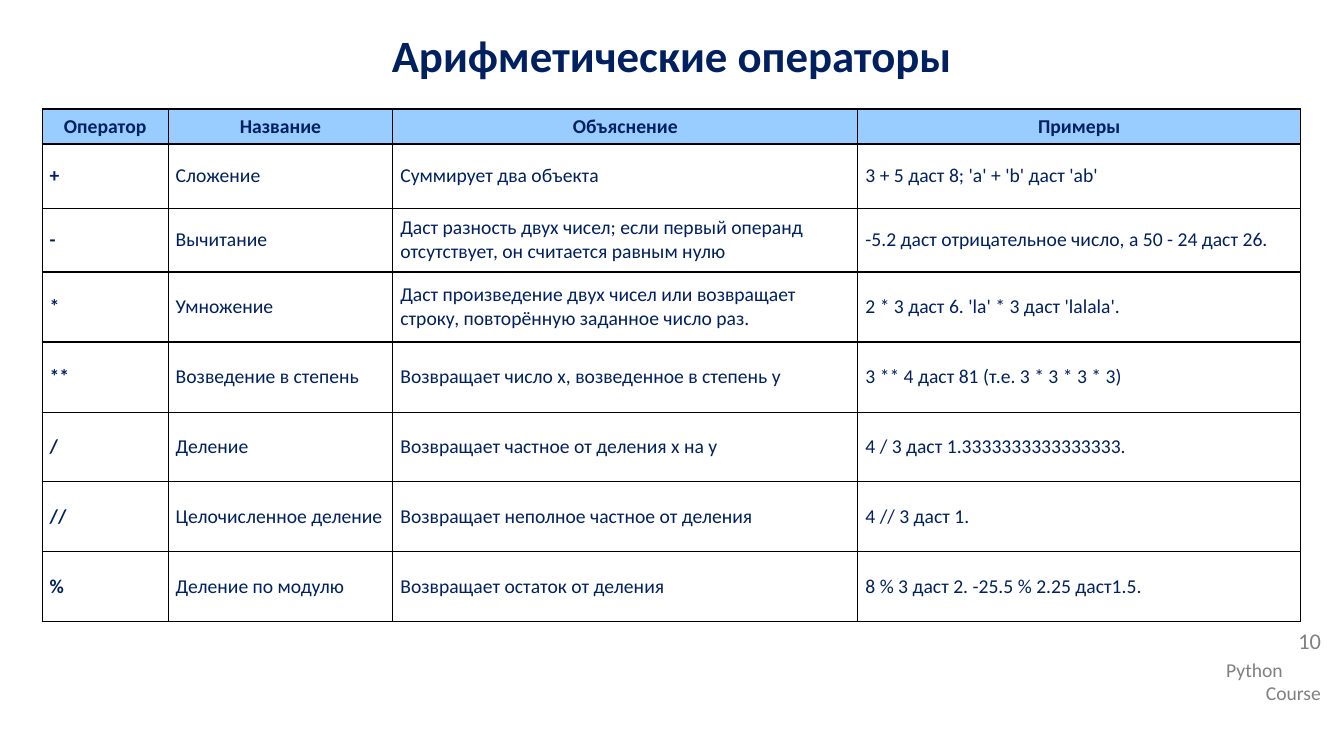
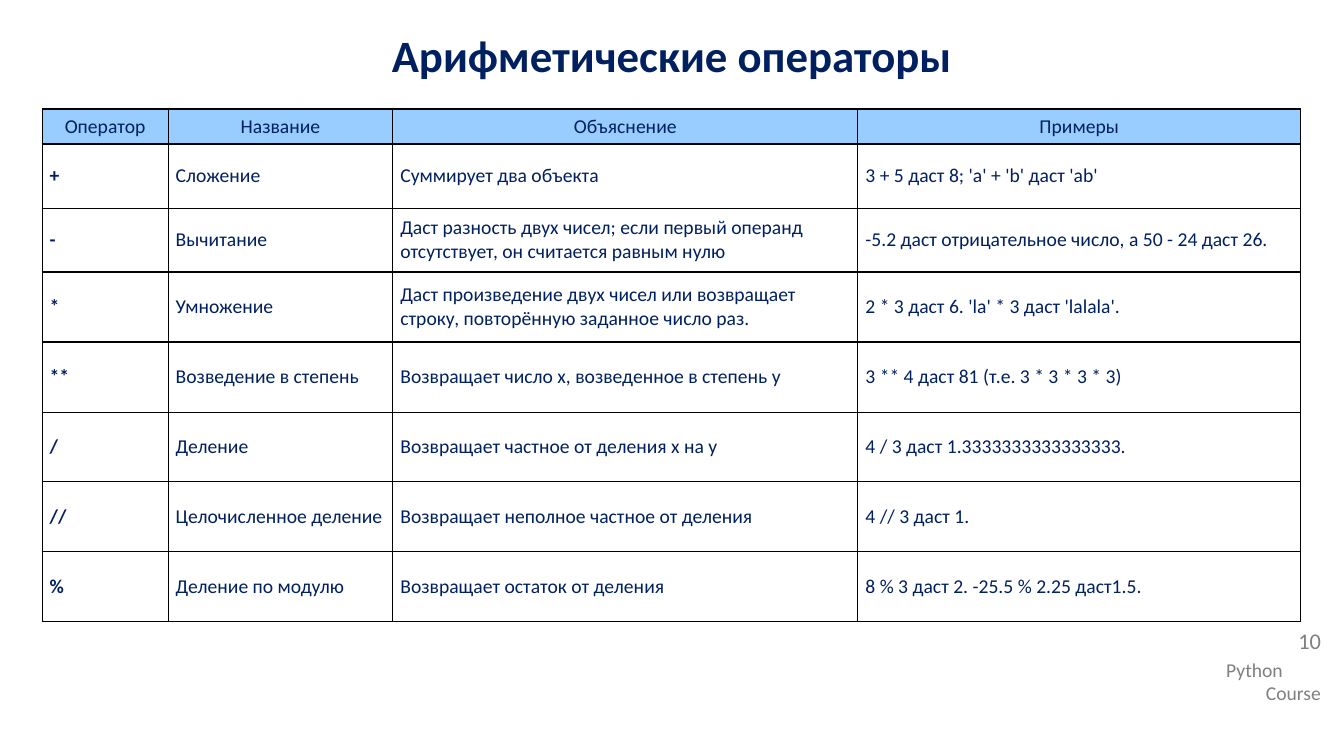
Before and after one commit to IlyaOrlov/PythonCourse2.0_September23, a slide deck: slide 10 of Lectures/py_lec_3.pptx. Drawn at 1344x756 pixels with LibreOffice and Linux fonts; fonts in the diff are those of the drawing; background and template pictures are left out. Boxes give left, top, right and bottom in pixels: in the first picture for what was removed or moved away, otherwise in the second. Text is boxed around its words. In the diff, an @@ line names an element or a change of style, - is before the commit and + after.

```diff
--- a/Lectures/py_lec_3.pptx
+++ b/Lectures/py_lec_3.pptx
@@ table at (42, 109, 1301, 622) @@
@@ bold off in "Оператор", "Название", "Объяснение", "Примеры" @@
```
Also in this commit, not shown: 4 other slides changed, 2 other files.
